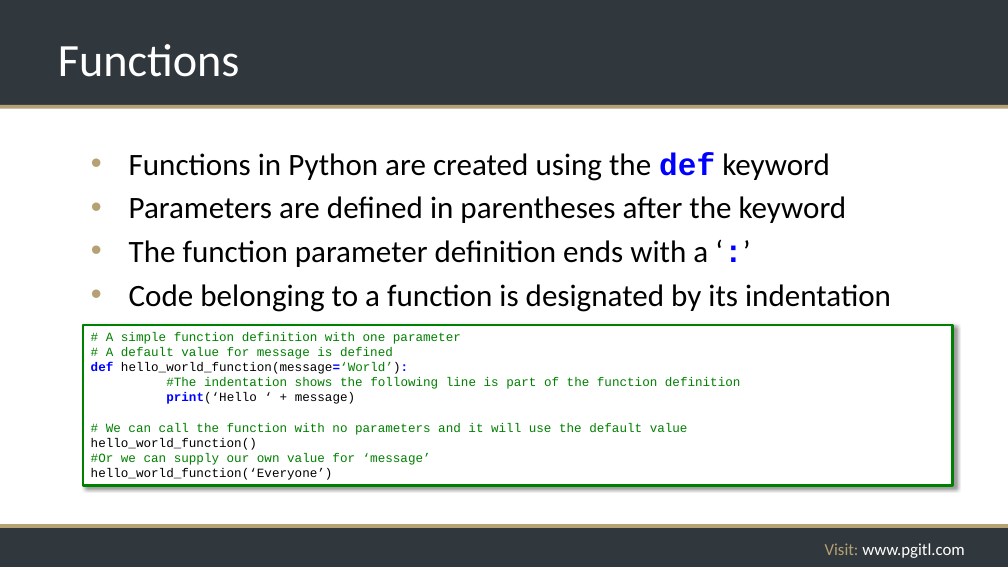
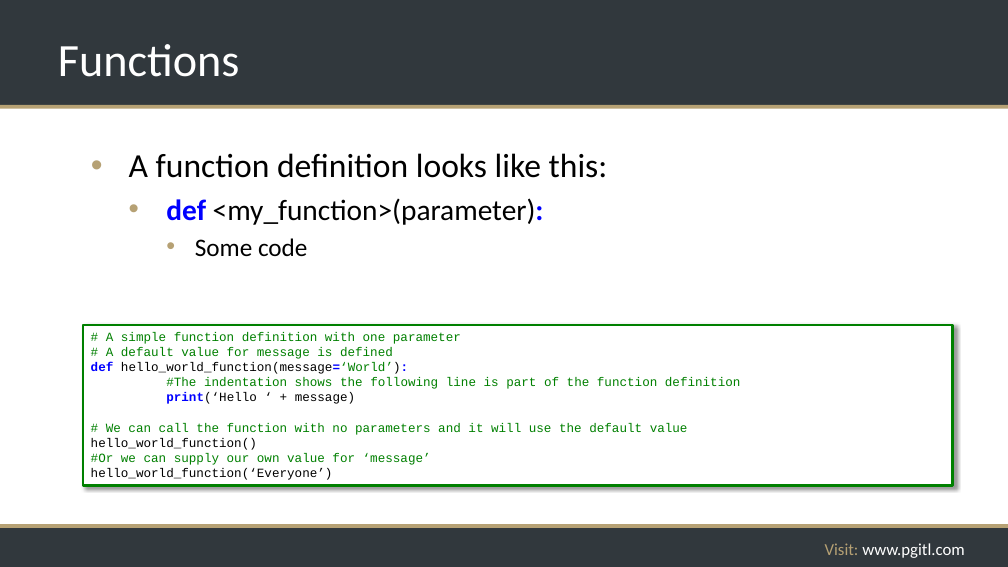
Before and after one commit to rikkouri/project-a, a slide deck: slide 102 of Programming Foundations.pptx (slide 103 before the commit). Drawn at 1008x567 pixels with LibreOffice and Linux fonts; fonts in the diff are those of the drawing; background and template pictures are left out. Boxes give left, top, right and bottom in pixels: in the first picture for what was removed or moved away, otherwise in the second. Text is boxed around its words. In the diff, an @@ line names an element or a change of style, - is before the commit and + after.

```diff
--- a/Programming Foundations.pptx
+++ b/Programming Foundations.pptx
@@ text at (129, 153, 608, 256): text changed; size 29.6 to 32 pt @@
-• Functions in Python are created using the def keyword
-• Parameters are defined in parentheses after the keyword
-• The function parameter definition ends with a ‘:’
-• Code belonging to a function is designated by its indentation
+• A function definition looks like this:
+  • def <my_function>(parameter):
+    • Some code
```
Also in this commit, not shown: 28 other slides changed, 15 slides added, 1 slide removed.
